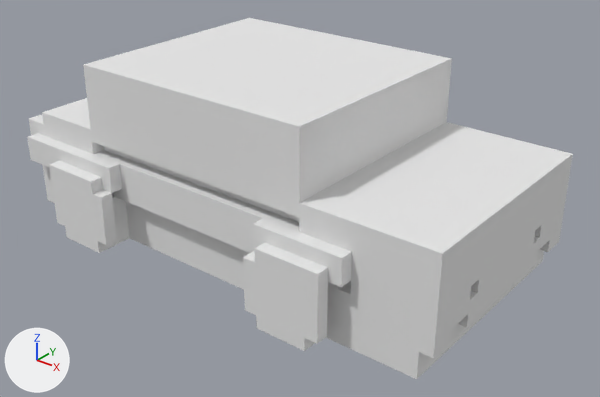
The OBJ model SourceCode/1. Introduction & Curriculum/Resources/Models/PurpleCar/PurpleCar.obj as it was, and as the next commit left it.
One viewpoint serves both versions: a 50 mm camera at (38.7, -44.8, 31.5) aimed at (3.1, -0.3, 3.9). Lighting does not change. The marker at lower left points along +X, +Y and +Z. Where no turn or scale is listed for an object, it has been applied to the vertices.

The older version as bpy lines, for what is in view:
```python
mat_palette = principled_material('palette')
mat_palette.base_color = (0.8, 0.8, 0.8)  # white #e7e7e7
mat_palette.roughness = 1.0
me_purplecar = bpy.data.meshes.new('PurpleCar')
me_purplecar.from_pydata(...)  # 882 vertices, 1764 faces; spans x -18.0..20.0, y -11.0..11.0, z 0.0..14.0
me_purplecar.materials.append(mat_palette)  # white #e7e7e7
ob_purplecar = bpy.data.objects.new('PurpleCar', me_purplecar)
ob_purplecar.location = (0.0, 0.0, 0.0)
```
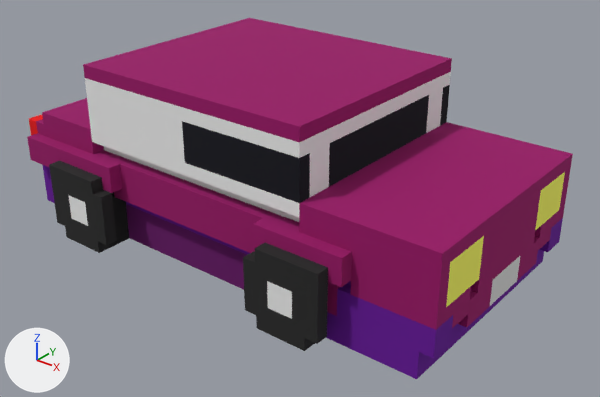
Location of each change, (x1, y1, x2, y2) in pixels of the pictures (600 x 397 px):
```json
{"object": "PurpleCar", "change": "surface changed", "before": [27, 18, 573, 379], "after": [27, 18, 573, 379], "on screen": "white to purple"}
```

Edits to the scene script, one JSON object a line:
```json
{"op": "add", "block": "img_purplecar_png", "code": ["img_purplecar_png = load_image('PurpleCar.png', 'PurpleCar.png', 256, 1, 'sRGB')"]}
{"op": "remove", "block": "mat_palette", "code": "mat_palette.base_color = (0.8, 0.8, 0.8)  # white #e7e7e7"}
{"op": "add", "block": "mat_palette", "code": "mat_palette.texture = img_purplecar_png"}
```
